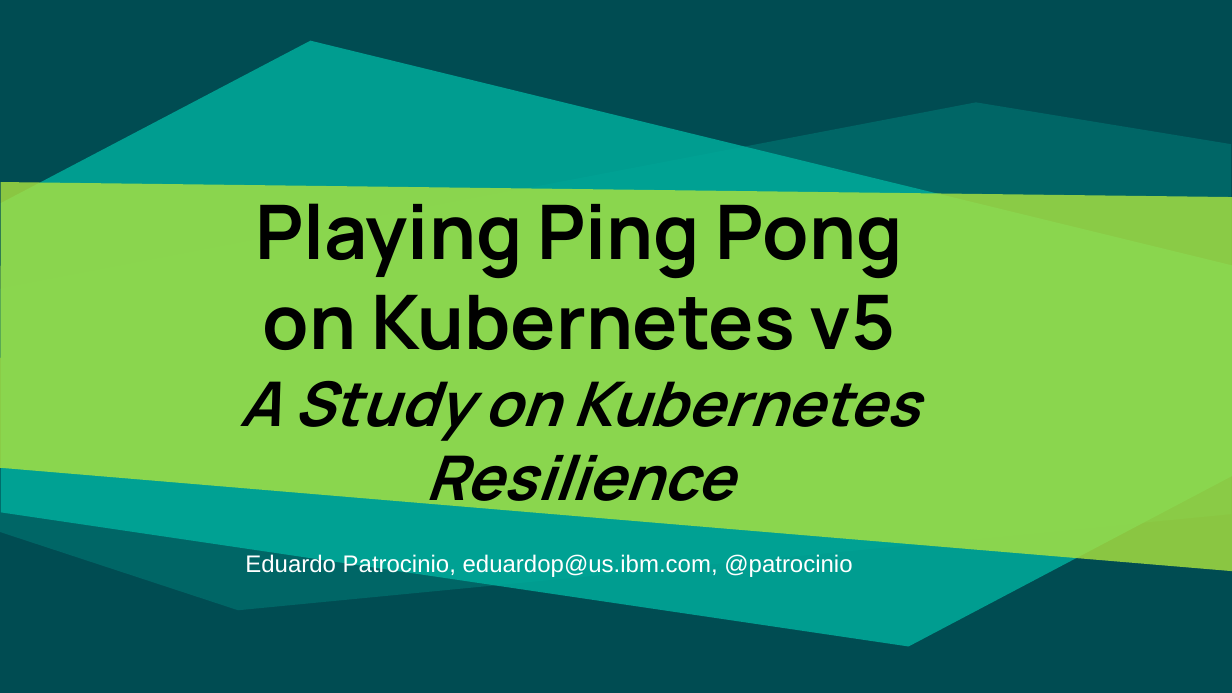
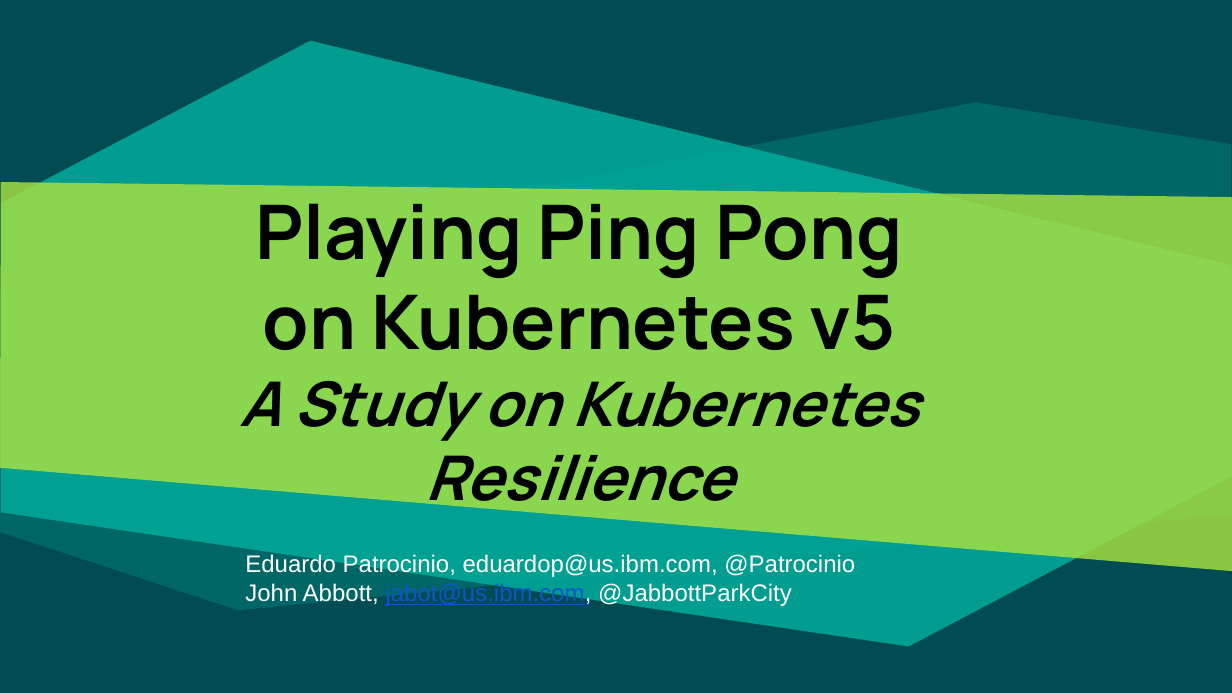
Before and after one commit to patrocinio/chaos-monkey-playing-ping-pong, a slide deck: slide 1 of Presentation/Kubernetes-Resilience.pptx. Drawn at 1232x693 pixels with LibreOffice and Linux fonts; fonts in the diff are those of the drawing. Boxes give left, top, right and bottom in pixels: in the first picture for what was removed or moved away, otherwise in the second. Text is boxed around its words. In the diff, an @@ line names an element or a change of style, - is before the commit and + after.

Commit message:
Add Abbott's name

```diff
--- a/Presentation/Kubernetes-Resilience.pptx
+++ b/Presentation/Kubernetes-Resilience.pptx
@@ text at bbox=[245, 553, 855, 607]: text changed @@
-Eduardo Patrocinio, eduardop@us.ibm.com, @patrocinio
+Eduardo Patrocinio, eduardop@us.ibm.com, @Patrocinio
+John Abbott, jabot@us.ibm.com, @JabbottParkCity
```
Also in this commit, not shown: 1 other file.
